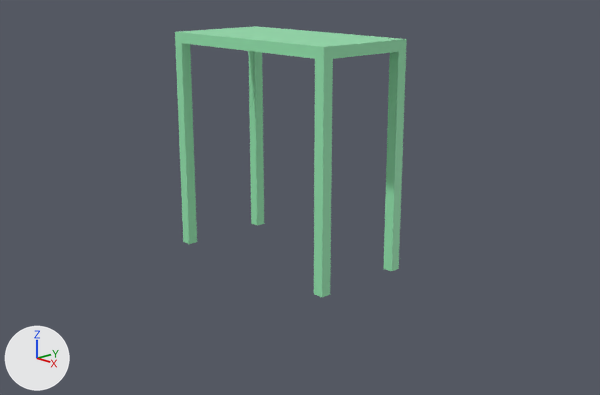
Before and after pictures for a commit that changed the Blender file 3D models/simple table/simple-table.blend.
The view is the same before and after, from a 50 mm lens placed at (11.3, -10.27, 5.48), pointed at (0.36, 0.03, 1.23). The lights are fixed; the arrows at lower left show +X, +Y and +Z.
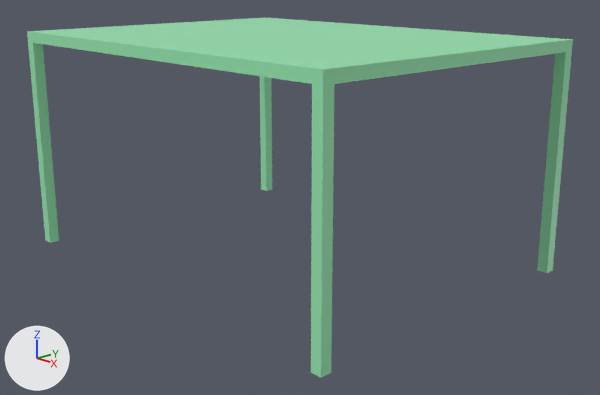
Where the change shows, as pixel boxes (x1, y1, x2, y2) in the pictures (600 x 395 px):
```json
{"object": "Cube", "change": "mesh rescaled", "before": [175, 26, 407, 60], "after": [27, 18, 573, 86], "on screen": "135% wider, 97% taller"}
{"object": "Cube.002", "change": "moved", "before": [383, 51, 406, 271], "after": [537, 51, 572, 273]}
{"object": "Cube.004", "change": "moved", "before": [314, 59, 333, 297], "after": [311, 84, 335, 377]}
{"object": "Cube.001", "change": "moved", "before": [175, 42, 197, 244], "after": [28, 42, 59, 243]}
{"object": "Cube.003", "change": "moved", "before": [248, 51, 264, 226], "after": [260, 76, 272, 191]}
```

Edits to the scene script, one JSON object a line:
```json
{"block": "me_cube", "where": "me_cube.from_pydata(...)  # 8 vertices, 6 faces; spans x -1.0..1.0, y -1.0..1.0, z -1.0..1.0"}
{"block": "me_cube", "where": "# used by ob_cube; location = (0.0, 0.0, 4.1); scale = (2.0, 1.0, 0.1)"}
{"block": "me_cube", "change": "me_cube part 1: the whole mesh is scaled about its middle by (2, 3, 1)"}
{"op": "set", "path": "ob_cube_004.location", "old": "(1.9, -0.9, 2.0)", "new": "(3.9, -2.9, 2.0)"}
{"op": "set", "path": "ob_cube_001.location", "old": "(-1.9, -0.9, 2.0)", "new": "(-3.9, -2.9, 2.0)"}
{"op": "set", "path": "ob_cube_003.location", "old": "(-1.9, 0.9, 2.0)", "new": "(-3.9, 2.9, 2.0)"}
{"op": "set", "path": "ob_cube_002.location", "old": "(1.9, 0.9, 2.0)", "new": "(3.9, 2.9, 2.0)"}
```
